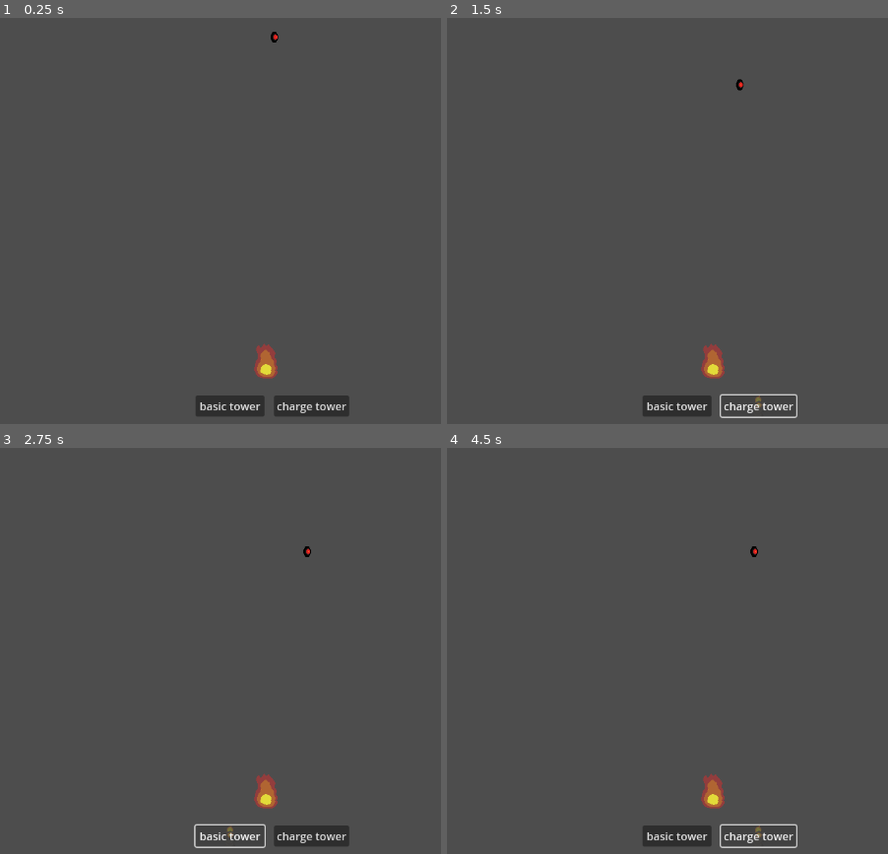
Above: before the commit, frames 1-4 (two rows, left to right).
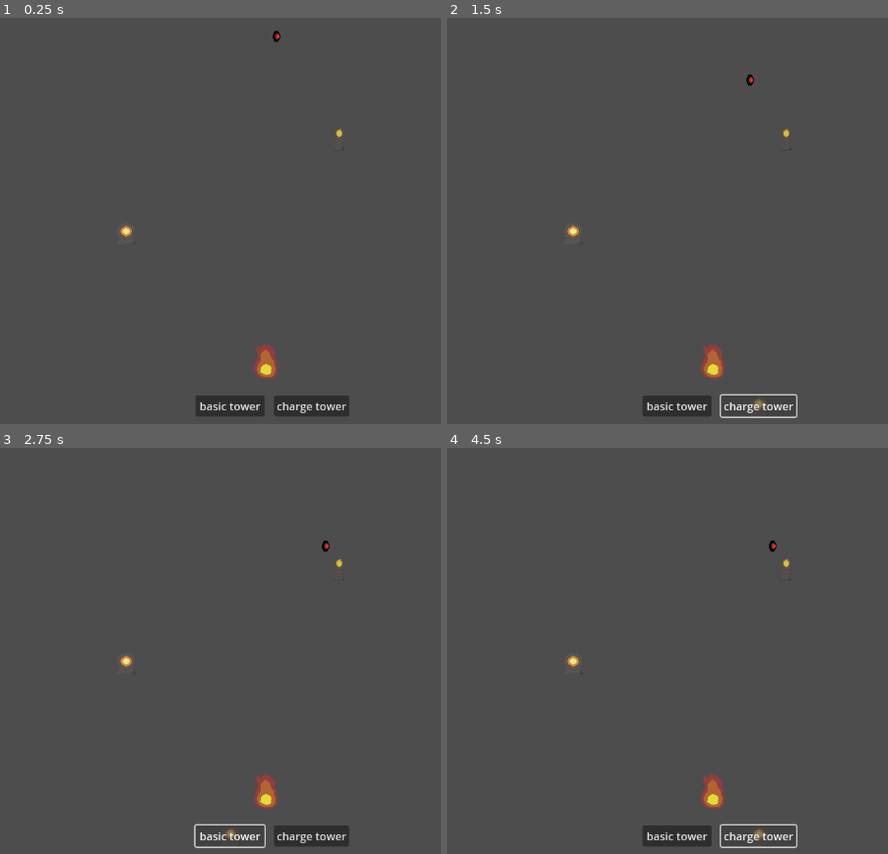
Above: after the commit, the same moments.

Repository: sushitoad/tower-defense-prototype
Game: Godot game, scene res://scenes/test_scene.tscn
The game is run twice, just before and just after one commit, with the same random seed, the same clock (stepped at 60 frames per second) and the same inputs.
Inputs:
- Up to frame 1 (0.25 s): no input
- Up to frame 2 (1.5 s): click "basic tower" at 0.5 s; click "charge tower" at 1.25 s
- Up to frame 3 (2.75 s): click "basic tower" at 2 s
- Up to frame 4 (4.5 s): click "charge tower" at 2.75 s; click "basic tower" at 3.5 s; click "charge tower" at 4.25 s

The runs differ from the first frame. In frame 1, 0.1% of the frame differs, in the area x 27-78%, y 3-54%; in frame 2, 0.2%; in frame 3, 0.2%, in the area x 27-78%, y 22-97%; in frame 4, 0.2%.

Commit message:
fixed enemy seeking and attacking

Diff:
--- a/scenes/charge_tower.tscn
+++ b/scenes/charge_tower.tscn
@@ -1,16 +1,19 @@
-[gd_scene load_steps=3 format=3 uid="uid://dncxjlgaytiy"]
+[gd_scene load_steps=4 format=3 uid="uid://dncxjlgaytiy"]
 
 [ext_resource type="Texture2D" uid="uid://dc5tfe3rwimm0" path="res://art/charge tower proto 1.png" id="1_3lh4g"]
+[ext_resource type="Script" uid="uid://xebexg7ygoai" path="res://scripts/tower.gd" id="1_88xce"]
 
 [sub_resource type="CircleShape2D" id="CircleShape2D_88xce"]
-radius = 8.0
+radius = 16.0
 
 [node name="ChargeTower" type="StaticBody2D" groups=["tower"]]
+script = ExtResource("1_88xce")
+maxHealth = 120
+allure = 16.0
 
 [node name="CollisionShape2D" type="CollisionShape2D" parent="."]
-position = Vector2(0, 5)
+position = Vector2(0, 9)
 shape = SubResource("CircleShape2D_88xce")
 
 [node name="Sprite2D" type="Sprite2D" parent="."]
-scale = Vector2(0.5, 0.5)
 texture = ExtResource("1_3lh4g")
--- a/scenes/floating_orb_enemy.tscn
+++ b/scenes/floating_orb_enemy.tscn
@@ -12,7 +12,7 @@
 safe_margin = 0.2
 script = ExtResource("1_pv3vx")
 moveSpeed = 60.0
-range = 50.0
+range = 40.0
 attackSpeed = 0.5
 
 [node name="Sprite2D" type="Sprite2D" parent="."]
--- a/scenes/proto_tower.tscn
+++ b/scenes/proto_tower.tscn
@@ -1,27 +1,17 @@
-[gd_scene load_steps=5 format=3 uid="uid://d3ipy8tqa17n4"]
+[gd_scene load_steps=4 format=3 uid="uid://d3ipy8tqa17n4"]
 
 [ext_resource type="Script" uid="uid://xebexg7ygoai" path="res://scripts/tower.gd" id="1_6myfv"]
 [ext_resource type="Texture2D" uid="uid://3avl1qlj0i44" path="res://art/basic tower proto 2.png" id="2_6myfv"]
 
-[sub_resource type="CapsuleShape2D" id="CapsuleShape2D_em1u4"]
-radius = 3.0
-height = 14.0
-
 [sub_resource type="CircleShape2D" id="CircleShape2D_m4352"]
-radius = 6.0
 
 [node name="ProtoTower" type="StaticBody2D" groups=["tower"]]
 script = ExtResource("1_6myfv")
 
+[node name="CollisionShape2D" type="CollisionShape2D" parent="."]
+position = Vector2(-1, 12)
+shape = SubResource("CircleShape2D_m4352")
+
 [node name="Sprite2D" type="Sprite2D" parent="."]
 modulate = Color(0.95158, 0.95158, 0.95158, 1)
 texture = ExtResource("2_6myfv")
-
-[node name="CollisionShape2D" type="CollisionShape2D" parent="."]
-position = Vector2(-1, 13)
-rotation = 1.5708
-shape = SubResource("CapsuleShape2D_em1u4")
-
-[node name="CollisionShape2D2" type="CollisionShape2D" parent="."]
-position = Vector2(-1, 9)
-shape = SubResource("CircleShape2D_m4352")
--- a/scenes/test_scene.tscn
+++ b/scenes/test_scene.tscn
@@ -4,10 +4,9 @@
 [ext_resource type="PackedScene" uid="uid://3s7v6hrcvn3b" path="res://scenes/build_ui.tscn" id="1_g7g4h"]
 [ext_resource type="PackedScene" uid="uid://cjh8qx3046uwq" path="res://scenes/tower_manager.tscn" id="2_j8ivh"]
 [ext_resource type="PackedScene" uid="uid://ddiwxlxpx87cf" path="res://scenes/floating_orb_enemy.tscn" id="3_nd71p"]
-[ext_resource type="Script" uid="uid://xebexg7ygoai" path="res://scripts/tower.gd" id="3_qjeyg"]
 [ext_resource type="PackedScene" uid="uid://nwxp6m1042v5" path="res://scenes/the_heartfire.tscn" id="4_7ddre"]
-
-[sub_resource type="CircleShape2D" id="CircleShape2D_qjeyg"]
+[ext_resource type="PackedScene" uid="uid://d3ipy8tqa17n4" path="res://scenes/proto_tower.tscn" id="7_rnaij"]
+[ext_resource type="PackedScene" uid="uid://dncxjlgaytiy" path="res://scenes/charge_tower.tscn" id="8_h3xc6"]
 
 [node name="Test Scene" type="Node2D"]
 
@@ -20,23 +19,16 @@
 
 [node name="FloatingOrbEnemy" parent="." instance=ExtResource("3_nd71p")]
 position = Vector2(604, 43)
+attackDamage = 20
 
 [node name="TheHeartfire" parent="." instance=ExtResource("4_7ddre")]
 position = Vector2(598, 531)
 allure = 0.0
 
-[node name="dummy target 1" type="StaticBody2D" parent="." groups=["tower"]]
-position = Vector2(466, 288)
-script = ExtResource("3_qjeyg")
+[node name="ProtoTower" parent="." instance=ExtResource("7_rnaij")]
+position = Vector2(705, 207)
 
-[node name="CollisionShape2D" type="CollisionShape2D" parent="dummy target 1"]
-shape = SubResource("CircleShape2D_qjeyg")
-
-[node name="dummy target 2" type="StaticBody2D" parent="." groups=["tower"]]
-position = Vector2(675, 227)
-script = ExtResource("3_qjeyg")
-
-[node name="CollisionShape2D" type="CollisionShape2D" parent="dummy target 2"]
-shape = SubResource("CircleShape2D_qjeyg")
+[node name="ChargeTower" parent="." instance=ExtResource("8_h3xc6")]
+position = Vector2(392, 345)
 
 [connection signal="on_destroyed" from="TheHeartfire" to="LevelManager" method="GameOver"]
--- a/scenes/tower_manager.tscn
+++ b/scenes/tower_manager.tscn
@@ -18,5 +18,4 @@
 
 [node name="ChargeTowerSprite" type="Sprite2D" parent="."]
 visible = false
-scale = Vector2(0.5, 0.5)
 texture = ExtResource("5_6eb6n")
--- a/scripts/enemy.gd
+++ b/scripts/enemy.gd
@@ -18,6 +18,9 @@
 		else:
 			velocity = Vector2.ZERO
 			isInRangeOfTarget = true
+	else:
+		velocity = Vector2.ZERO
+		isInRangeOfTarget = false
 
 	move_and_slide()
 
@@ -29,23 +32,30 @@
 	if isInRangeOfTarget:
 		if $AttackTimer.is_stopped():
 			$AttackTimer.start(attackSpeed)
+	elif !isInRangeOfTarget:
+		$AttackTimer.stop()
 
 func FindTarget():
-	print("finding target")
 	if currentTarget != null:
 		currentTarget.on_destroyed.disconnect(FindTarget)
-	currentTarget = null
-	isInRangeOfTarget = false
+	var newTarget
 	var closestTarget: Vector2 = Vector2(10000000000, 10000000000)
 	var closestAllure: float = 1
-	for target in get_tree().get_nodes_in_group("tower"):
-		if !target.isDestroyed:
-			if (target.position.distance_to(position) / target.allure) < (closestTarget.distance_to(position) / closestAllure):
-				closestTarget = target.position
-				closestAllure = target.allure
-				currentTarget = target
-				currentTarget.on_destroyed.connect(FindTarget)
-				print(currentTarget.name)
+	var targets = get_tree().get_nodes_in_group("tower")
+	for tower in targets:
+		if tower.isDestroyed:
+			targets.remove_at(targets.find(tower))
+	for tower in targets:
+		if(tower.position.distance_to(position) / tower.allure) < (closestTarget.distance_to(position) / closestAllure):
+			newTarget = tower
+			closestTarget = tower.position
+			closestAllure = tower.allure
+	currentTarget = newTarget
+	if currentTarget != null:
+		currentTarget.on_destroyed.connect(FindTarget)
+		print(currentTarget.name)
+	else:
+		print("no more targets")
 
 func AttackTarget():
 	if currentTarget != null:
